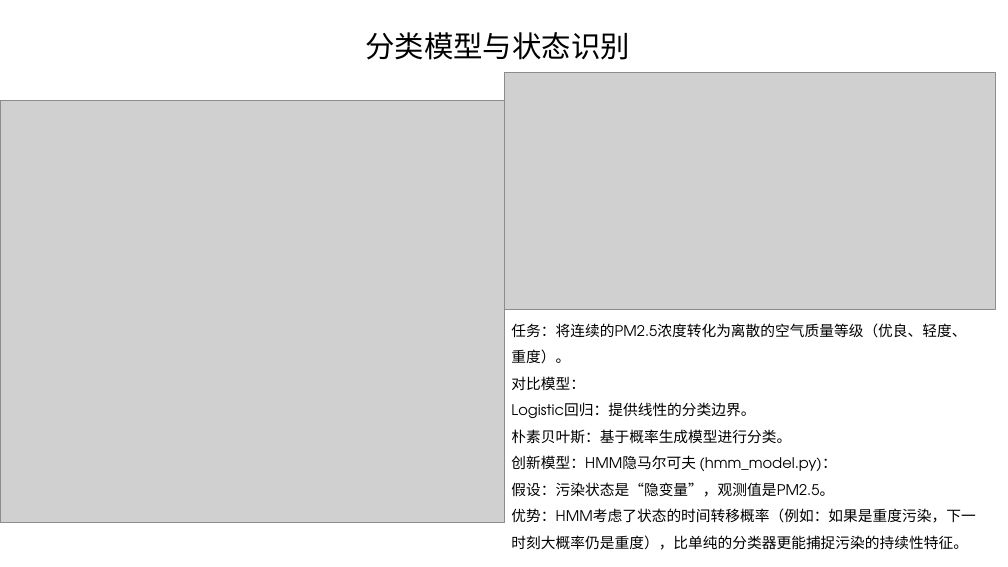
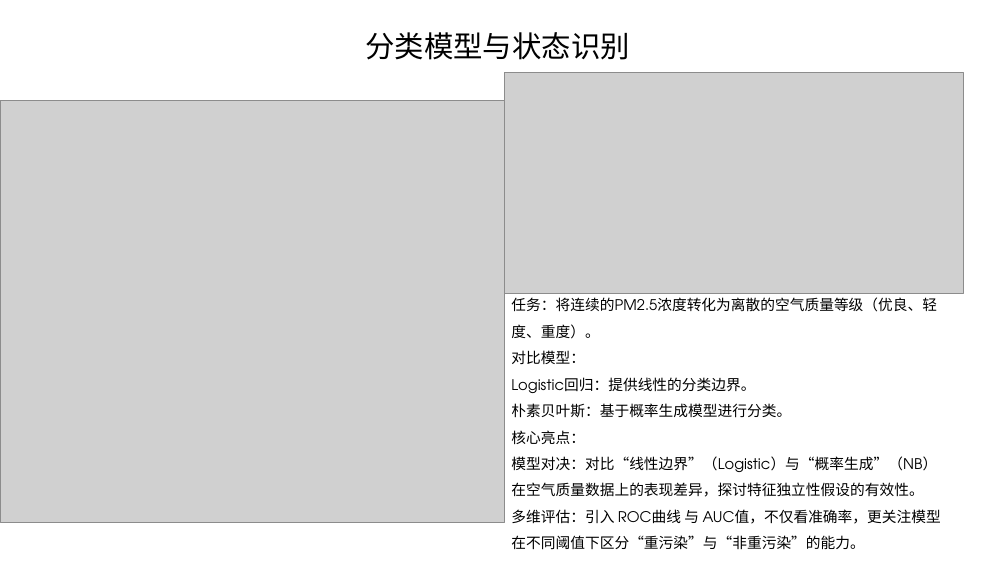
Before and after one commit to L-Dramatic/Stat-Modeling, a slide deck: slide 7 of Docs/统计分析与建模.pptx. Drawn at 1008x567 pixels with LibreOffice and Linux fonts; fonts in the diff are those of the drawing; grey boxes stand for pictures; background and template pictures are left out. Boxes give left, top, right and bottom in pixels: in the first picture for what was removed or moved away, otherwise in the second. Text is boxed around its words. In the diff, an @@ line names an element or a change of style, - is before the commit and + after.

```diff
--- a/Docs/统计分析与建模.pptx
+++ b/Docs/统计分析与建模.pptx
@@ picture: place and size @@
-picture at bbox=[504, 73, 996, 309]
+picture at bbox=[504, 73, 963, 294]
@@ text "任务：将连续的PM2.5浓度转化为离散的空气质量等级（优良、轻度、重度）。": place and size @@
-text "任务：将连续的PM2.5浓度转化为离散的空气质量等级（优良、轻度、重度）。" at bbox=[511, 323, 975, 550]
+text "任务：将连续的PM2.5浓度转化为离散的空气质量等级（优良、轻度、重度）。" at bbox=[511, 297, 941, 550]
@@ text at bbox=[511, 430, 941, 550]: text changed @@
-创新模型：HMM隐马尔可夫 (hmm_model.py)：
-假设：污染状态是“隐变量”，观测值是PM2.5。
-优势：HMM考虑了状态的时间转移概率（例如：如果是重度污染，下一时刻大概率仍是重度），比单纯的分类器更能捕捉污染的持续性特征。
+核心亮点：
+模型对决：对比“线性边界”（Logistic）与“概率生成”（NB）在空气质量数据上的表现差异，探讨特征独立性假设的有效性。
+多维评估：引入 ROC曲线 与 AUC值，不仅看准确率，更关注模型在不同阈值下区分“重污染”与“非重污染”的能力。
```
Also in this commit, not shown: 2 other slides changed, 1 slide added.
